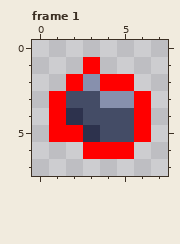
Pixel-art file, stored at res/image/aseprite/coinLargeFragment.aseprite. The picture above is the old version.
8x8 pixels, 4 frames. Shown: frame 1. The commit also changed other frames, which this record leaves out.
Now the later version:
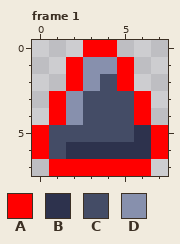
Palette (. is transparent): A #ff0000  B #2d324d  C #444c66  D #8790ad
Change:
Frame 1:
y 0: x 3..4 .. -> AA
y 1: x 2..5 .A.. -> ADDA
y 2: x 4 A -> C
y 3: x 2 C -> D; x 4..5 DD -> CC
y 4: x 2 B -> D
y 5: x 0..3 .AAB -> ACCC; x 6..7 A. -> BA
y 6: x 0..7 ...AAA.. -> ACBBBBBA
y 7: x 1..6 ...... -> AAAAAA
